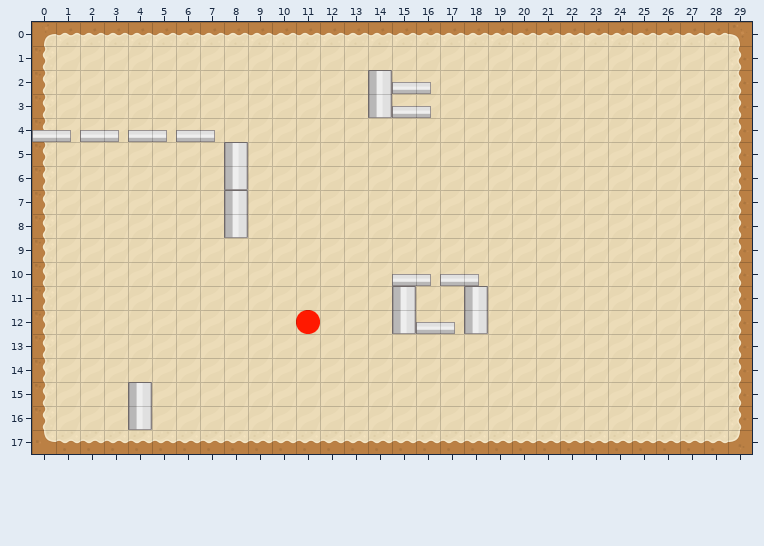
Tiled map, stored at Assets/Maps/testMap.tmx. The first picture shows the starting point.
Cells are 128x128 px. Shown: x 0..29, y 0..17.
After the commit:
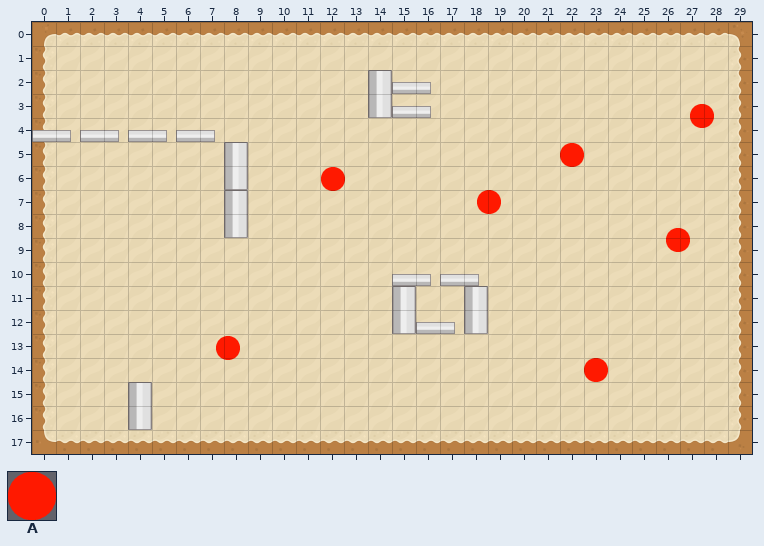
Key: from "Abstractions": A 0 "enemySpawner".
_ is an empty cell.
Objects are placed by their top-left corner, in cells (3,4 is the top-left corner of cell 3,4); size is 1x1 cell unless given.
Tiles replaced or removed in this view: A.
Diff:
Changed rows in their new state; . is an unchanged cell.
Layer "EnemySpawner1" (now hidden):
first column x 11:
12 _
Layer "EnemySpawn" (added):
added: A "enemySpawner" at 27.4,3.4
added: A "enemySpawner" at 22,5
added: A "enemySpawner" at 12,6
added: A "enemySpawner" at 18.5,7
added: A "enemySpawner" at 26.4,8.6
added: A "enemySpawner" at 7.7,13.1
added: A "enemySpawner" at 23,14
